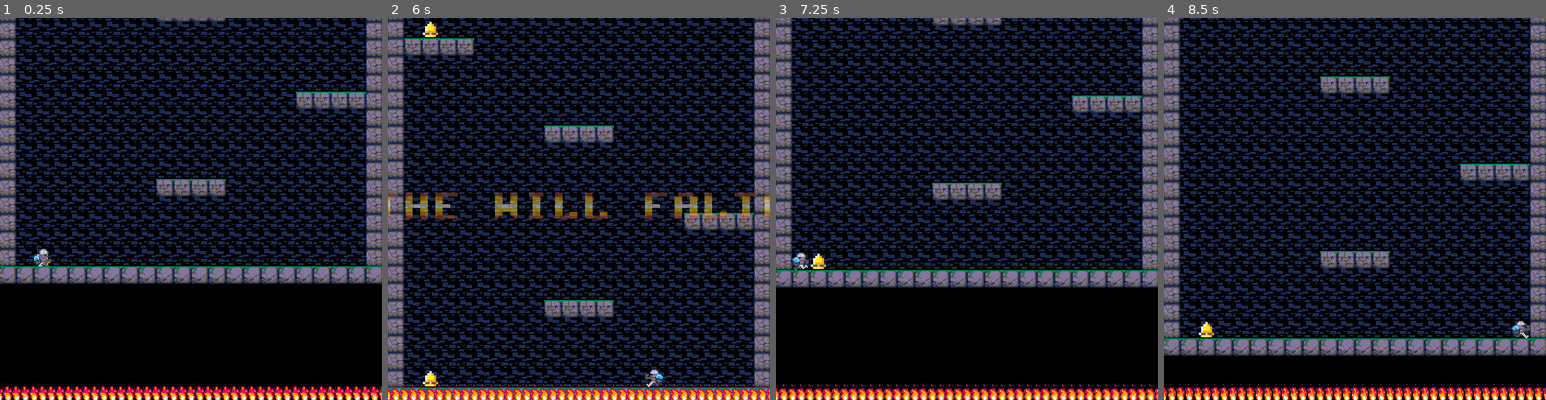
Above: before the commit, frames 1-4 (left to right).
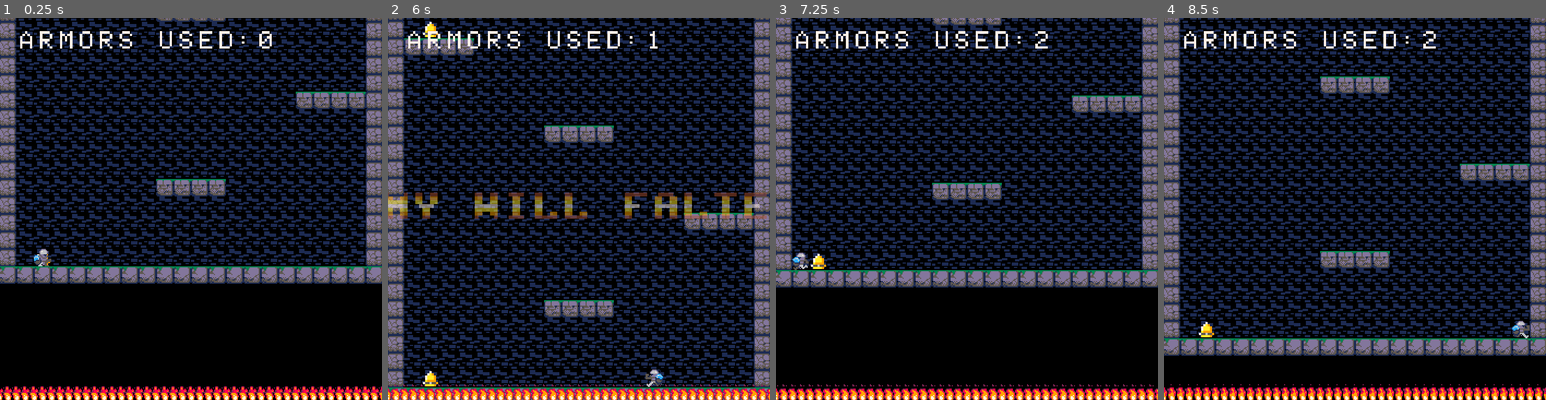
Above: after the commit, the same moments.

Repository: toadkarter/ToyBoxJam2023
Game: Godot game, scene res://Scenes/Game/Main/main.tscn
Two runs of this game, one before a commit and one after it. Both use one fixed random seed, a clock stepped at 60 frames per second and the inputs below.
Inputs:
- Up to frame 1 (0.25 s): no input
- Up to frame 2 (6 s): hold Right (move_right) 0.53-2.03 s; tap Space (jump) at 0.77, 1.52, 3.02, 3.77, 4.52 s; hold Left (move_left) 2.03-2.78 s; hold Right (move_right) 2.78-4.28 s; hold Left (move_left) 4.28-5.03 s; hold Right (move_right) 5.03-5.78 s; hold Left (move_left) from 5.78 s (still down)
- Up to frame 3 (7.25 s): keep holding Left (move_left); tap Space (jump) at 6.02, 6.77 s
- Up to frame 4 (8.5 s): release Left (move_left) at 7.28 s; hold Right (move_right) from 7.28 s (still down); tap Space (jump) at 7.52 s

The runs differ from the first frame. In frame 1, 0.8% of the frame differs, in the area x 5-72%, y 3-8%; in frame 2, 3.8%, in the area x 0-100%, y 3-53%; in frame 3, 0.8%; in frame 4, 0.8%.

Commit message:
Added death count

Diff:
--- a/Scenes/UI/HUD/hud.gd
+++ b/Scenes/UI/HUD/hud.gd
@@ -2,10 +2,16 @@
 
 
 @export var notification_length_in_seconds: float = 1.2
+@export var DeathCountText: String = "Armors Used:%d"
 
 @onready var animations: AnimationPlayer = $AnimationPlayer
 @onready var central_notification: Label = $CentralNotification
+@onready var death_count_label: Label = $DeathCountLabel
 @onready var fade_in_length: float = animations.get_animation("central_notification_fade_in").length
+
+
+func _ready():
+	death_count_label.text = (DeathCountText % 0).to_upper()
 
 
 func show_central_notification(message: String, length_in_seconds: float = 0.0):
@@ -20,3 +26,7 @@
 
 
 	animations.play_backwards("central_notification_fade_in")
+
+
+func set_death_count_label(num_deaths: int):
+	death_count_label.text = (DeathCountText % num_deaths).to_upper()
--- a/Scenes/UI/HUD/hud.tscn
+++ b/Scenes/UI/HUD/hud.tscn
@@ -1,7 +1,8 @@
-[gd_scene load_steps=6 format=3 uid="uid://dtjm4gm4s1wla"]
+[gd_scene load_steps=7 format=3 uid="uid://dtjm4gm4s1wla"]
 
 [ext_resource type="FontFile" uid="uid://wqcvt7nm481m" path="res://Art/Sprites/golden_font_sprites.png" id="1_f21li"]
 [ext_resource type="Script" path="res://Scenes/UI/HUD/hud.gd" id="1_k4b2e"]
+[ext_resource type="FontFile" uid="uid://cg21k62fnhog5" path="res://Art/Sprites/vanilla_font_sprites.png" id="3_hrq43"]
 
 [sub_resource type="Animation" id="Animation_6yhme"]
 resource_name = "central_notification_fade_in"
@@ -68,3 +69,13 @@
 libraries = {
 "": SubResource("AnimationLibrary_m3hjr")
 }
+
+[node name="DeathCountLabel" type="Label" parent="."]
+offset_left = 16.0
+offset_top = 8.0
+offset_right = 120.0
+offset_bottom = 31.0
+theme_override_fonts/font = ExtResource("3_hrq43")
+text = "ARMORS USED:0"
+horizontal_alignment = 1
+vertical_alignment = 1
--- a/Scenes/level.gd
+++ b/Scenes/level.gd
@@ -21,6 +21,7 @@
 @onready var current_checkpoint: Area2D = checkpoints[0]
 
 var player: CharacterBody2D
+var total_deaths: int = 0
 
 
 func _ready() -> void:
@@ -43,6 +44,9 @@
 	hud.show_central_notification(death_texts.pick_random(), seconds_between_respawn)
 	await get_tree().create_timer(seconds_between_respawn).timeout
 	reset_level()
+
+	total_deaths += 1
+	hud.set_death_count_label(total_deaths)
 
 
 func reset_level() -> void:
--- a/Scenes/level.tscn
+++ b/Scenes/level.tscn
@@ -187,7 +187,7 @@
 script = ExtResource("2_7nbtq")
 player_scene = ExtResource("2_kb2gi")
 checkpoints = [NodePath("Checkpoint1"), NodePath("Checkpoint2")]
-death_texts = Array[String](["The will falters", "I must go on"])
+death_texts = Array[String](["My will falters", "I must go on"])
 checkpoint_text = "My memory stirs..."
 
 [node name="Camera" type="Camera2D" parent="."]
@@ -271,34 +271,40 @@
 [node name="DroppableBlocks" type="Node2D" parent="[2] FirstTimeDroppableBlocks"]
 
 [node name="DroppableBlock" parent="[2] FirstTimeDroppableBlocks/DroppableBlocks" instance=ExtResource("3_erwvd")]
-position = Vector2(296, 40)
+position = Vector2(304, 40)
 
 [node name="DroppableBlock7" parent="[2] FirstTimeDroppableBlocks/DroppableBlocks" instance=ExtResource("3_erwvd")]
-position = Vector2(312, 40)
+position = Vector2(320, 40)
 
 [node name="DroppableBlock8" parent="[2] FirstTimeDroppableBlocks/DroppableBlocks" instance=ExtResource("3_erwvd")]
-position = Vector2(328, 40)
+position = Vector2(336, 40)
 
 [node name="DroppableBlock2" parent="[2] FirstTimeDroppableBlocks/DroppableBlocks" instance=ExtResource("3_erwvd")]
-position = Vector2(280, 40)
+position = Vector2(288, 40)
 
 [node name="DroppableBlock3" parent="[2] FirstTimeDroppableBlocks/DroppableBlocks" instance=ExtResource("3_erwvd")]
-position = Vector2(264, 40)
+position = Vector2(272, 40)
+
+[node name="DroppableBlock11" parent="[2] FirstTimeDroppableBlocks/DroppableBlocks" instance=ExtResource("3_erwvd")]
+position = Vector2(256, 40)
 
 [node name="DroppableBlock4" parent="[2] FirstTimeDroppableBlocks/DroppableBlocks" instance=ExtResource("3_erwvd")]
-position = Vector2(184, 40)
+position = Vector2(176, 40)
 
 [node name="DroppableBlock9" parent="[2] FirstTimeDroppableBlocks/DroppableBlocks" instance=ExtResource("3_erwvd")]
-position = Vector2(168, 40)
+position = Vector2(160, 40)
 
 [node name="DroppableBlock10" parent="[2] FirstTimeDroppableBlocks/DroppableBlocks" instance=ExtResource("3_erwvd")]
-position = Vector2(152, 40)
+position = Vector2(144, 40)
 
 [node name="DroppableBlock5" parent="[2] FirstTimeDroppableBlocks/DroppableBlocks" instance=ExtResource("3_erwvd")]
-position = Vector2(216, 40)
+position = Vector2(208, 40)
+
+[node name="DroppableBlock12" parent="[2] FirstTimeDroppableBlocks/DroppableBlocks" instance=ExtResource("3_erwvd")]
+position = Vector2(224, 40)
 
 [node name="DroppableBlock6" parent="[2] FirstTimeDroppableBlocks/DroppableBlocks" instance=ExtResource("3_erwvd")]
-position = Vector2(200, 40)
+position = Vector2(192, 40)
 
 [node name="RegularBlocks" type="Node2D" parent="[2] FirstTimeDroppableBlocks"]
 
@@ -310,15 +316,6 @@
 
 [node name="regular_body9" parent="[2] FirstTimeDroppableBlocks/RegularBlocks" instance=ExtResource("7_e0ir6")]
 position = Vector2(240, 40)
-
-[node name="regular_body10" parent="[2] FirstTimeDroppableBlocks/RegularBlocks" instance=ExtResource("7_e0ir6")]
-position = Vector2(240, 56)
-
-[node name="regular_body11" parent="[2] FirstTimeDroppableBlocks/RegularBlocks" instance=ExtResource("7_e0ir6")]
-position = Vector2(240, 72)
-
-[node name="regular_body15" parent="[2] FirstTimeDroppableBlocks/RegularBlocks" instance=ExtResource("7_e0ir6")]
-position = Vector2(240, 88)
 
 [node name="regular_body12" parent="[2] FirstTimeDroppableBlocks/RegularBlocks" instance=ExtResource("7_e0ir6")]
 position = Vector2(240, 24)
@@ -974,6 +971,36 @@
 [node name="DroppableBlock2" parent="[3] DroppableBlockEscape/DroppableBlocks" instance=ExtResource("3_erwvd")]
 position = Vector2(280, 72)
 
+[node name="Skulls" type="Node2D" parent="[3] DroppableBlockEscape"]
+
+[node name="Skull" parent="[3] DroppableBlockEscape/Skulls" instance=ExtResource("4_uxhqa")]
+position = Vector2(384, 320)
+rotation = 3.14159
+scale = Vector2(1, -1)
+num_projectiles_per_emission = 0
+seconds_between_emission = 0.0
+
+[node name="Skull4" parent="[3] DroppableBlockEscape/Skulls" instance=ExtResource("4_uxhqa")]
+position = Vector2(336, 320)
+rotation = 3.14159
+scale = Vector2(1, -1)
+num_projectiles_per_emission = 0
+seconds_between_emission = 0.0
+
+[node name="Skull2" parent="[3] DroppableBlockEscape/Skulls" instance=ExtResource("4_uxhqa")]
+position = Vector2(384, 368)
+rotation = 3.14159
+scale = Vector2(1, -1)
+num_projectiles_per_emission = 0
+seconds_between_emission = 0.0
+
+[node name="Skull3" parent="[3] DroppableBlockEscape/Skulls" instance=ExtResource("4_uxhqa")]
+position = Vector2(336, 368)
+rotation = 3.14159
+scale = Vector2(1, -1)
+num_projectiles_per_emission = 0
+seconds_between_emission = 0.0
+
 [node name="Firewall" parent="." instance=ExtResource("6_wqu57")]
 position = Vector2(48, 400)
 
@@ -983,27 +1010,3 @@
 [node name="Checkpoint2" parent="." instance=ExtResource("7_n31si")]
 position = Vector2(104, -56)
 camera_position = -48.0
-
-[node name="Skull" parent="." instance=ExtResource("4_uxhqa")]
-position = Vector2(368, -480)
-scale = Vector2(-1, 1)
-num_projectiles_per_emission = 0
-seconds_between_emission = 0.0
-
-[node name="Skull4" parent="." instance=ExtResource("4_uxhqa")]
-position = Vector2(320, -480)
-scale = Vector2(-1, 1)
-num_projectiles_per_emission = 0
-seconds_between_emission = 0.0
-
-[node name="Skull2" parent="." instance=ExtResource("4_uxhqa")]
-position = Vector2(368, -432)
-scale = Vector2(-1, 1)
-num_projectiles_per_emission = 0
-seconds_between_emission = 0.0
-
-[node name="Skull3" parent="." instance=ExtResource("4_uxhqa")]
-position = Vector2(320, -432)
-scale = Vector2(-1, 1)
-num_projectiles_per_emission = 0
-seconds_between_emission = 0.0
